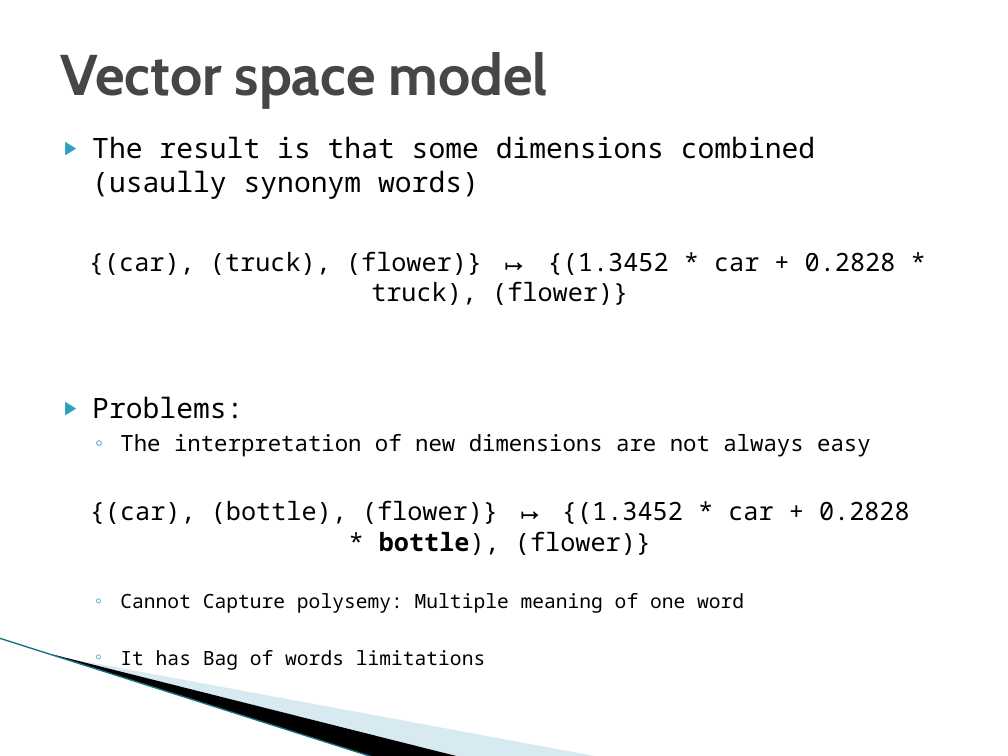
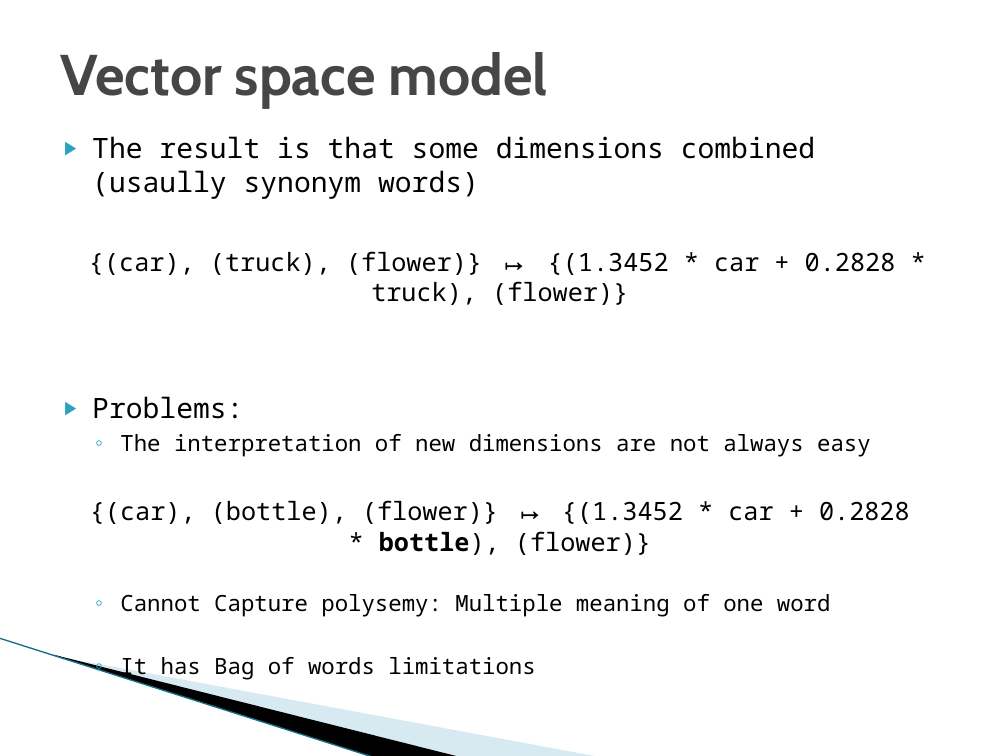
Before and after one commit to DU-ComputerVisionLab/Natural_Langauge_Processing, a slide deck: slide 32 of NLP_in_general.pptx (slide 27 before the commit). Drawn at 1008x756 pixels with LibreOffice and Linux fonts; fonts in the diff are those of the drawing; background and template pictures are left out. Boxes give left, top, right and bottom in pixels: in the first picture for what was removed or moved away, otherwise in the second. Text is boxed around its words. In the diff, an @@ line names an element or a change of style, - is before the commit and + after.

```diff
--- a/NLP_in_general.pptx
+++ b/NLP_in_general.pptx
@@ text at <box>120,594,831,680</box>: size 14 to 16 pt in "Cannot Capture polysemy: Multiple meaning of one ...", "It has Bag of words limitations" @@
```
Also in this commit, not shown: 8 other slides changed, 6 slides added, 4 slides removed.
